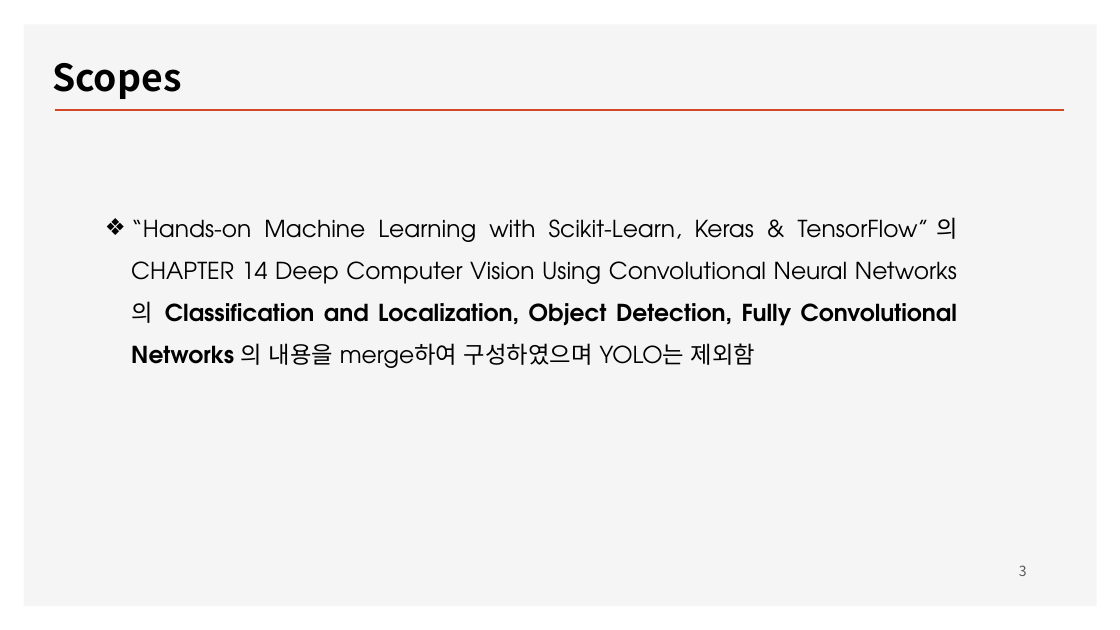
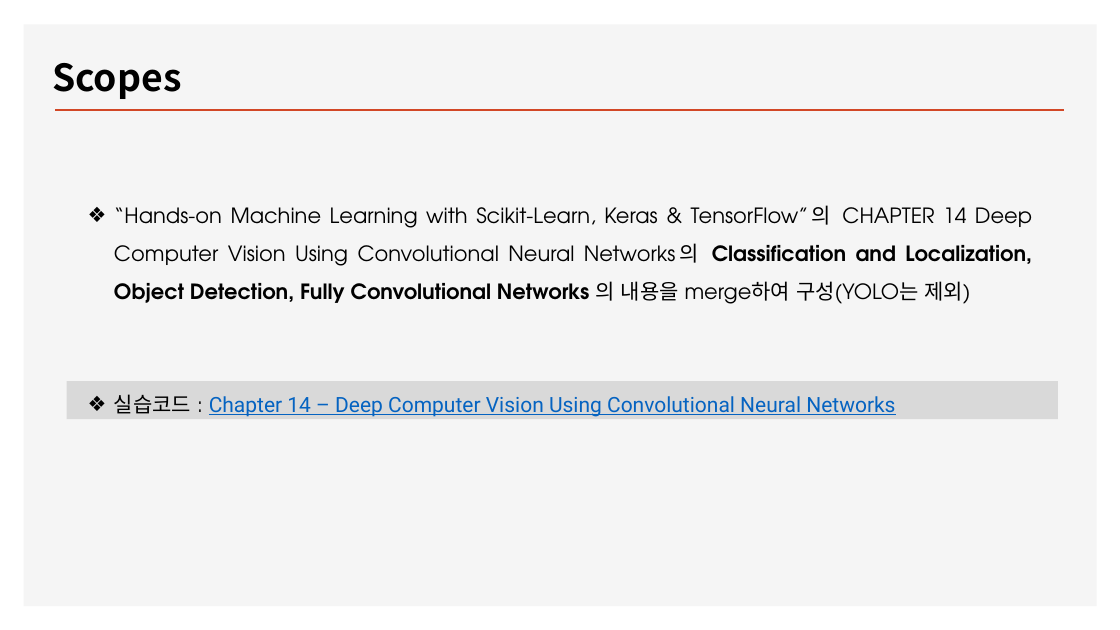
Before and after one commit to ancestor9/2026_Fall_Deep-Learning-with-Python, a slide deck: slide 32 of Chapter 11 Image segmentation.pptx (slide 3 before the commit). Drawn at 1120x630 pixels with LibreOffice and Linux fonts; fonts in the diff are those of the drawing; background and template pictures are left out. Boxes give left, top, right and bottom in pixels: in the first picture for what was removed or moved away, otherwise in the second. Text is boxed around its words. In the diff, an @@ line names an element or a change of style, - is before the commit and + after.

```diff
--- a/Chapter 11 Image segmentation.pptx
+++ b/Chapter 11 Image segmentation.pptx
@@ text at box(114, 205, 1032, 417): text changed; size 20 to 18 pt @@
-❖ “Hands-on Machine Learning with Scikit-Learn, Keras & TensorFlow”의 CHAPTER 14 Deep Computer Vision Using Convolutional Neural Networks의 Classification and Localization, Object Detection, Fully Convolutional Networks 의 내용을 merge하여 구성하였으며 YOLO는 제외함
+❖ “Hands-on Machine Learning with Scikit-Learn, Keras & TensorFlow”의 CHAPTER 14 Deep Computer Vision Using Convolutional Neural Networks의 Classification and Localization, Object Detection, Fully Convolutional Networks 의 내용을 merge하여 구성(YOLO는 제외)
+❖ 실습코드 : Chapter 14 – Deep Computer Vision Using Convolutional Neural Networks
@@ rectangle added at box(66, 381, 1058, 419), fill #D9D9D9 @@
@@ page number removed at box(1019, 565, 1027, 576) @@
-3
```
Also in this commit, not shown: 19 other slides changed, 4 slides added, 3 slides removed.
